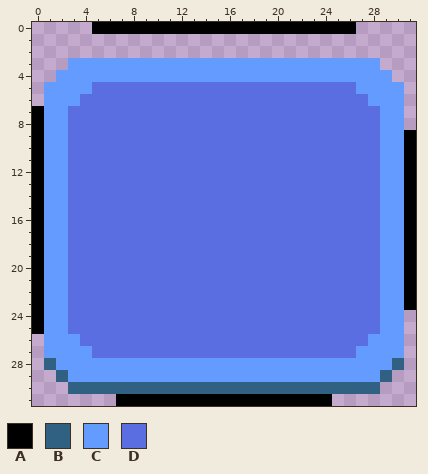
File history of a pixel-art file, raw/ui-ase/button.9.aseprite. The picture above is the old version.
32x32 pixels, 1 frame.
Palette (. is transparent): A #000000  B #306082  C #639bff  D #5b6ee1
Pixels before, first column x 0:
 0 .....AAAAAAAAAAAAAAAAAAAAAA.....
 1 ................................
 2 ................................
 3 ...CCCCCCCCCCCCCCCCCCCCCCCCCC...
 4 ..CCCCCCCCCCCCCCCCCCCCCCCCCCCC..
 5 .CCCCDDDDDDDDDDDDDDDDDDDDDDCCCC.
 6 .CCCDDDDDDDDDDDDDDDDDDDDDDDDCCC.
 7 ACCDDDDDDDDDDDDDDDDDDDDDDDDDDCC.
 8 ACCDDDDDDDDDDDDDDDDDDDDDDDDDDCC.
 9 ACCDDDDDDDDDDDDDDDDDDDDDDDDDDCCA
10 ACCDDDDDDDDDDDDDDDDDDDDDDDDDDCCA
11 ACCDDDDDDDDDDDDDDDDDDDDDDDDDDCCA
12 ACCDDDDDDDDDDDDDDDDDDDDDDDDDDCCA
13 ACCDDDDDDDDDDDDDDDDDDDDDDDDDDCCA
14 ACCDDDDDDDDDDDDDDDDDDDDDDDDDDCCA
15 ACCDDDDDDDDDDDDDDDDDDDDDDDDDDCCA
16 ACCDDDDDDDDDDDDDDDDDDDDDDDDDDCCA
17 ACCDDDDDDDDDDDDDDDDDDDDDDDDDDCCA
18 ACCDDDDDDDDDDDDDDDDDDDDDDDDDDCCA
19 ACCDDDDDDDDDDDDDDDDDDDDDDDDDDCCA
20 ACCDDDDDDDDDDDDDDDDDDDDDDDDDDCCA
21 ACCDDDDDDDDDDDDDDDDDDDDDDDDDDCCA
22 ACCDDDDDDDDDDDDDDDDDDDDDDDDDDCCA
23 ACCDDDDDDDDDDDDDDDDDDDDDDDDDDCCA
24 ACCDDDDDDDDDDDDDDDDDDDDDDDDDDCC.
25 ACCDDDDDDDDDDDDDDDDDDDDDDDDDDCC.
26 .CCCDDDDDDDDDDDDDDDDDDDDDDDDCCC.
27 .CCCCDDDDDDDDDDDDDDDDDDDDDDCCCC.
28 .BCCCCCCCCCCCCCCCCCCCCCCCCCCCCB.
29 ..BCCCCCCCCCCCCCCCCCCCCCCCCCCB..
30 ...BBBBBBBBBBBBBBBBBBBBBBBBBB...
31 .......AAAAAAAAAAAAAAAAAA.......
Now the later version:
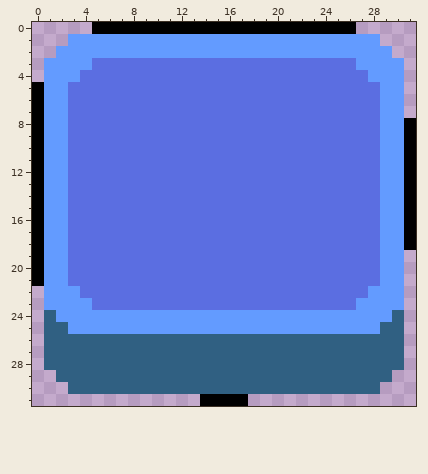
Difference:
layer "up" now shown
layer "down" now hidden
y 1: x 3..28 .......................... -> CCCCCCCCCCCCCCCCCCCCCCCCCC
y 2: x 2..29 ............................ -> CCCCCCCCCCCCCCCCCCCCCCCCCCCC
y 3: x 1..2 .. -> CC; x 5..26 CCCCCCCCCCCCCCCCCCCCCC -> DDDDDDDDDDDDDDDDDDDDDD; x 29..30 .. -> CC
y 4: x 1 . -> C; x 4..27 CCCCCCCCCCCCCCCCCCCCCCCC -> DDDDDDDDDDDDDDDDDDDDDDDD; x 30 . -> C
y 5: x 0 . -> A; x 3..4 CC -> DD; x 27..28 CC -> DD
y 6: x 0 . -> A; x 3 C -> D; x 28 C -> D
y 8: x 31 . -> A
y 19..21: x 31 A -> .
y 22: x 0 A -> .; x 3 D -> C; x 28 D -> C; x 31 A -> .
y 23: x 0 A -> .; x 3..4 DD -> CC; x 27..28 DD -> CC; x 31 A -> .
y 24: x 0..1 AC -> .B; x 3..28 DDDDDDDDDDDDDDDDDDDDDDDDDD -> CCCCCCCCCCCCCCCCCCCCCCCCCC; x 30 C -> B
y 25: x 0..30 ACCDDDDDDDDDDDDDDDDDDDDDDDDDDCC -> .BBCCCCCCCCCCCCCCCCCCCCCCCCCCBB
y 26: x 1..30 CCCDDDDDDDDDDDDDDDDDDDDDDDDCCC -> BBBBBBBBBBBBBBBBBBBBBBBBBBBBBB
y 27: x 1..30 CCCCDDDDDDDDDDDDDDDDDDDDDDCCCC -> BBBBBBBBBBBBBBBBBBBBBBBBBBBBBB
y 28: x 2..29 CCCCCCCCCCCCCCCCCCCCCCCCCCCC -> BBBBBBBBBBBBBBBBBBBBBBBBBBBB
y 29: x 3..28 CCCCCCCCCCCCCCCCCCCCCCCCCC -> BBBBBBBBBBBBBBBBBBBBBBBBBB
y 31: x 7..13 AAAAAAA -> .......; x 18..24 AAAAAAA -> .......
